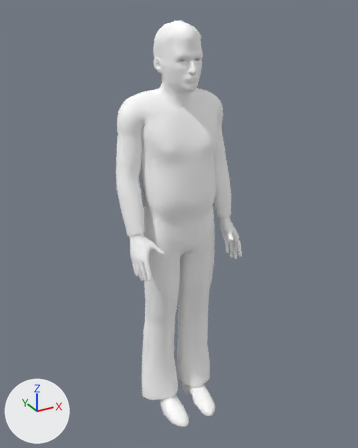
A saved change to the Blender file Trunk/Assets/Animations/Posing.blend.
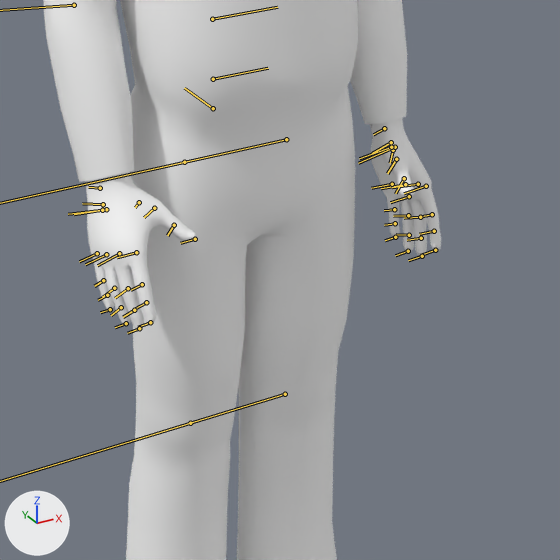
Old and new are each drawn whole from a 50 mm lens placed at (-0.999, -1.874, 1.915), pointed at (0.005, -0.049, 1.002) and again close up on the part from 29% to 78% of the width and 40% to 79% of the height. The axes (+X, +Y, +Z) are drawn at lower left. The lights are the same throughout. Both versions are drawn at frame 1 of the action 'Cross'; the numbers are the values there. The bones that bend it are drawn over the model as lines in the close-ups.

Objects in the first close-up: 'H_DDS_MidRes'.
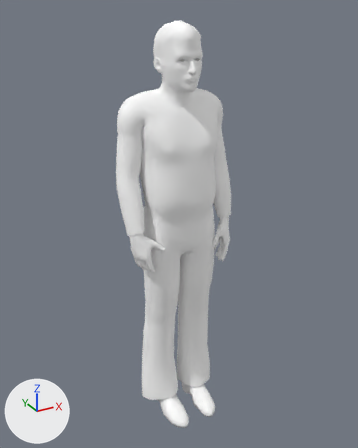
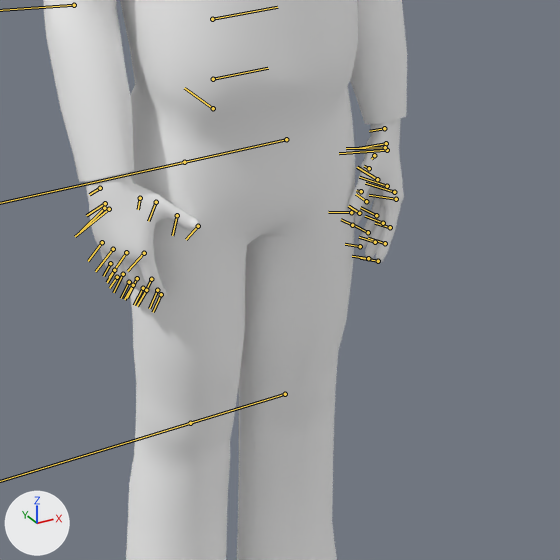
Location of each change, (x1, y1, x2, y2) in pixels of the close-ups (560 x 560 px):
'H_DDS_MidRes', posed
    before: (43, 0, 441, 560)
    after: (43, 0, 407, 560)
bone 'RightHand', root to tip
    before: (100, 188) to (88, 187)
    after: (100, 188) to (89, 194)
bone 'RightHandIndex2', root to tip
    before: (142, 284) to (131, 290)
    after: (151, 279) to (144, 293)
bone 'RightHandIndex3', root to tip
    before: (146, 302) to (134, 309)
    after: (157, 290) to (149, 308)
bone 'RightHandMiddle2', root to tip
    before: (128, 288) to (115, 298)
    after: (137, 278) to (127, 298)
bone 'RightHandRing2', root to tip
    before: (114, 288) to (102, 297)
    after: (123, 274) to (113, 292)
bone 'RightHandPinky2', root to tip
    before: (103, 280) to (94, 286)
    after: (110, 263) to (103, 276)
bone 'LeftHand', root to tip
    before: (384, 128) to (373, 134)
    after: (384, 128) to (369, 131)
bone 'LeftHandThumb1', root to tip
    before: (393, 150) to (390, 163)
    after: (374, 155) to (371, 159)
bone 'LeftHandIndex1', root to tip
    before: (426, 186) to (404, 193)
    after: (396, 199) to (369, 195)
bone 'LeftHandMiddle1', root to tip
    before: (418, 184) to (392, 187)
    after: (394, 192) to (365, 183)
bone 'LeftHandRing1', root to tip
    before: (405, 184) to (381, 188)
    after: (387, 186) to (359, 177)
bone 'LeftHandPinky1', root to tip
    before: (392, 184) to (371, 188)
    after: (377, 179) to (357, 167)

The edits, one by one:
Bone 'RightHand' (bone_righthand) turns from (0, 0, 0) to (5, -12, -25) degrees about its own x, y and z.
Bone 'RightHandIndex2' (bone_righthandindex2) turns from (0, 0, 0) to (-2, -5, -11) degrees about its own x, y and z.
Bone 'RightHandIndex3' (bone_righthandindex3) turns from (0, 0, 0) to (7, -12, -19) degrees about its own x, y and z.
Bone 'RightHandMiddle2' (bone_righthandmiddle2) turns from (0, 0, 0) to (6, -11, -15) degrees about its own x, y and z.
Bone 'RightHandRing2' (bone_righthandring2) turns from (0, 0, 0) to (8, -12, -17) degrees about its own x, y and z.
Bone 'RightHandPinky2' (bone_righthandpinky2) turns from (0, 0, 0) to (5, -11, -15) degrees about its own x, y and z.
Bone 'LeftHand' (bone_lefthand) turns from (0, 0, 0) to (-20, -17, -12) degrees about its own x, y and z.
Bone 'LeftHandThumb1' (bone_lefthandthumb1) turns from (0, 0, 0) to (2, 4, -24) degrees about its own x, y and z.
Bone 'LeftHandIndex1' (bone_lefthandindex1) turns from (0, 0, 0) to (-1, 9, -9) degrees about its own x, y and z.
Bone 'LeftHandMiddle1' (bone_lefthandmiddle1) turns from (0, 0, 0) to (-2, 8, -8) degrees about its own x, y and z.
Bone 'LeftHandRing1' (bone_lefthandring1) turns from (0, 0, 0) to (-2, 10, -10) degrees about its own x, y and z.
Bone 'LeftHandPinky1' (bone_lefthandpinky1) turns from (0, 0, 0) to (-8, 22, -25) degrees about its own x, y and z.
